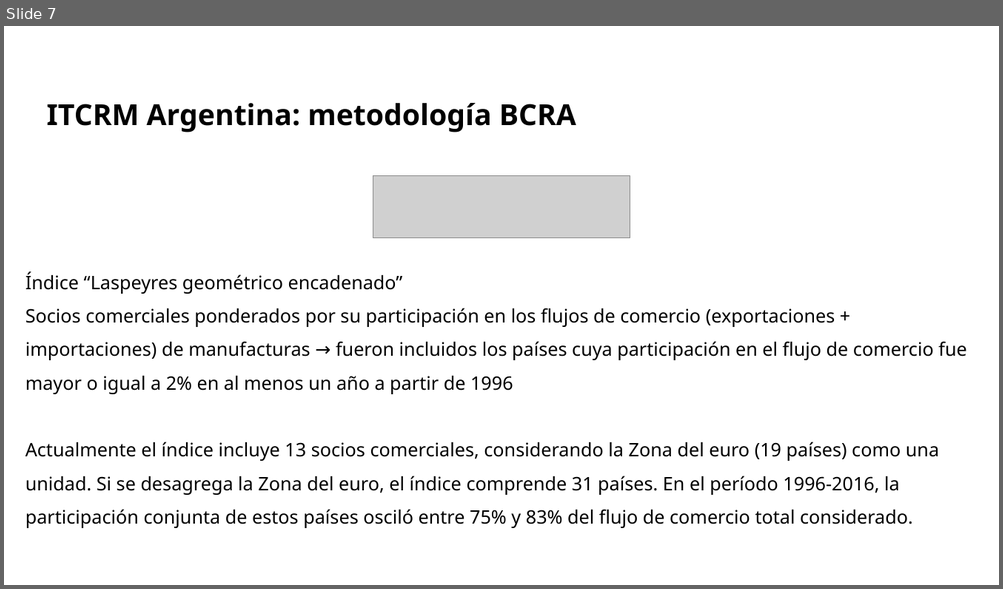
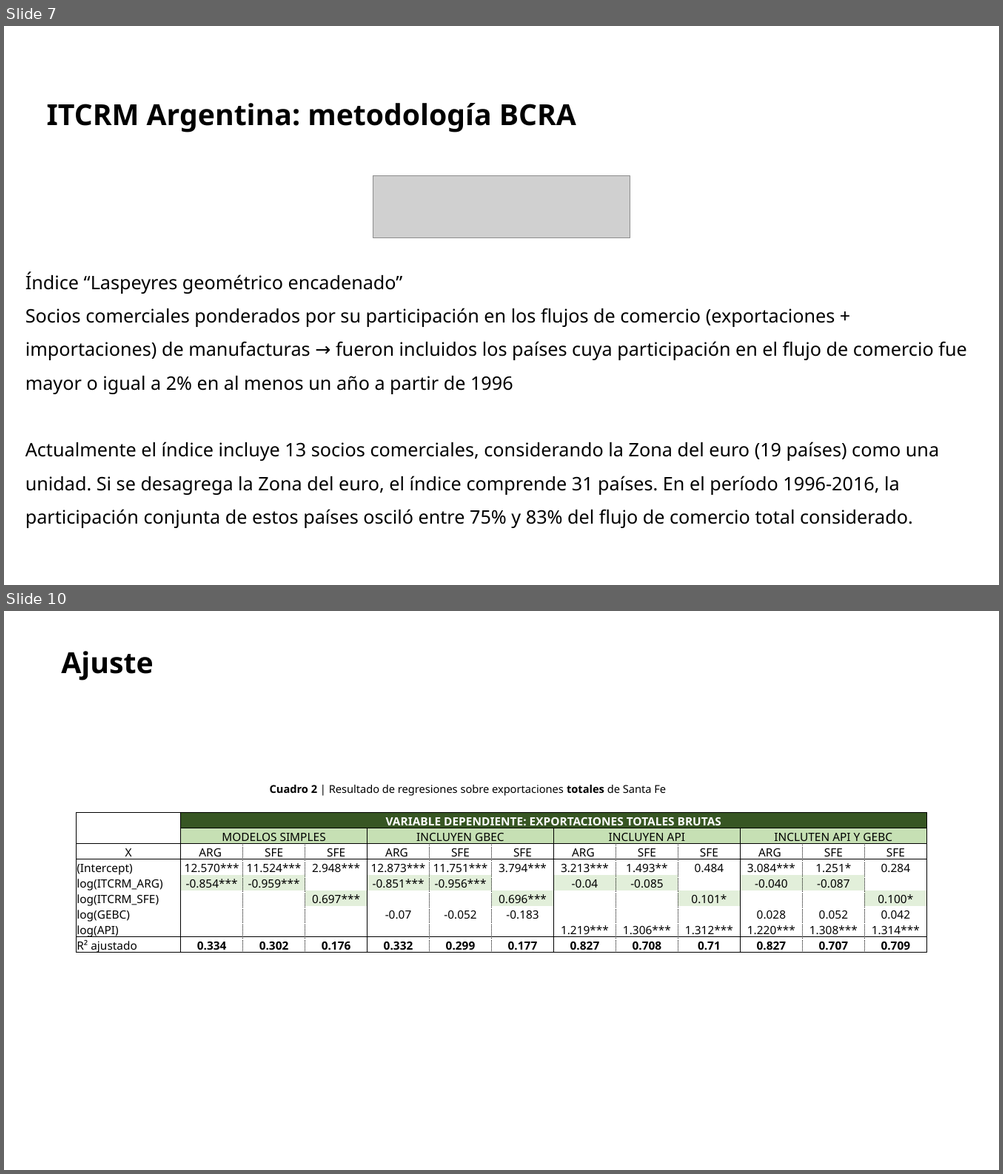
Before and after one commit to franlecam/Paper-ITCRM.SF, a slide deck: Archivos de trabajo/Yami/Paper ITCRM avances.pptx. Shown one above the other, each under a label of ours: slide 7 before the commit, slides 7 and 10 after it; the slides between them are not shown. The pictures are 1003x589 and 1003x1174 pixels, drawn with LibreOffice and Linux fonts; fonts in the diff are those of the drawing; grey boxes stand for pictures; background and template pictures are left out. Boxes give left, top, right and bottom in pixels: in the first picture for what was removed or moved away, otherwise in the second. Text is boxed around its words. In the diff, an @@ line names an element or a change of style, - is before the commit and + after.

```diff
--- a/Archivos de trabajo/Yami/Paper ITCRM avances.pptx
+++ b/Archivos de trabajo/Yami/Paper ITCRM avances.pptx
@@ slide 10 added at box(4, 611, 999, 1170), background picture (left out) @@
@@ text added at box(61, 651, 153, 681), 28 pt, text #000000, bold @@
+Ajuste
@@ text added at box(270, 784, 666, 796), 10.5 pt, text #000000 @@
+Cuadro 2 | Resultado de regresiones sobre exportaciones totales de Santa Fe
@@ table added at box(77, 813, 924, 956), 9 rows, 13 columns @@
+ | VARIABLE DEPENDIENTE: EXPORTACIONES TOTALES BRUTAS |  |  |  |  |  |  |  |  |  |  | 
+ | MODELOS SIMPLES |  |  | INCLUYEN GBEC |  |  | INCLUYEN API |  |  | INCLUTEN API Y GEBC |  | 
+X | ARG | SFE | SFE | ARG | SFE | SFE | ARG | SFE | SFE | ARG | SFE | SFE
+(Intercept) | 12.570*** | 11.524*** | 2.948*** | 12.873*** | 11.751*** | 3.794*** | 3.213*** | 1.493** | 0.484 | 3.084*** | 1.251* | 0.284
+log(ITCRM_ARG) | -0.854*** | -0.959*** |  | -0.851*** | -0.956*** |  | -0.04 | -0.085 |  | -0.040 | -0.087 | 
+log(ITCRM_SFE) |  |  | 0.697*** |  |  | 0.696*** |  |  | 0.101* |  |  | 0.100*
+log(GEBC) |  |  |  | -0.07 | -0.052 | -0.183 |  |  |  | 0.028 | 0.052 | 0.042
+log(API) |  |  |  |  |  |  | 1.219*** | 1.306*** | 1.312*** | 1.220*** | 1.308*** | 1.314***
+R² ajustado | 0.334 | 0.302 | 0.176 | 0.332 | 0.299 | 0.177 | 0.827 | 0.708 | 0.71 | 0.827 | 0.707 | 0.709
```
Also in this commit, not shown: 5 slides changed, 3 other slides added, 2 slides removed, 1 other file.
